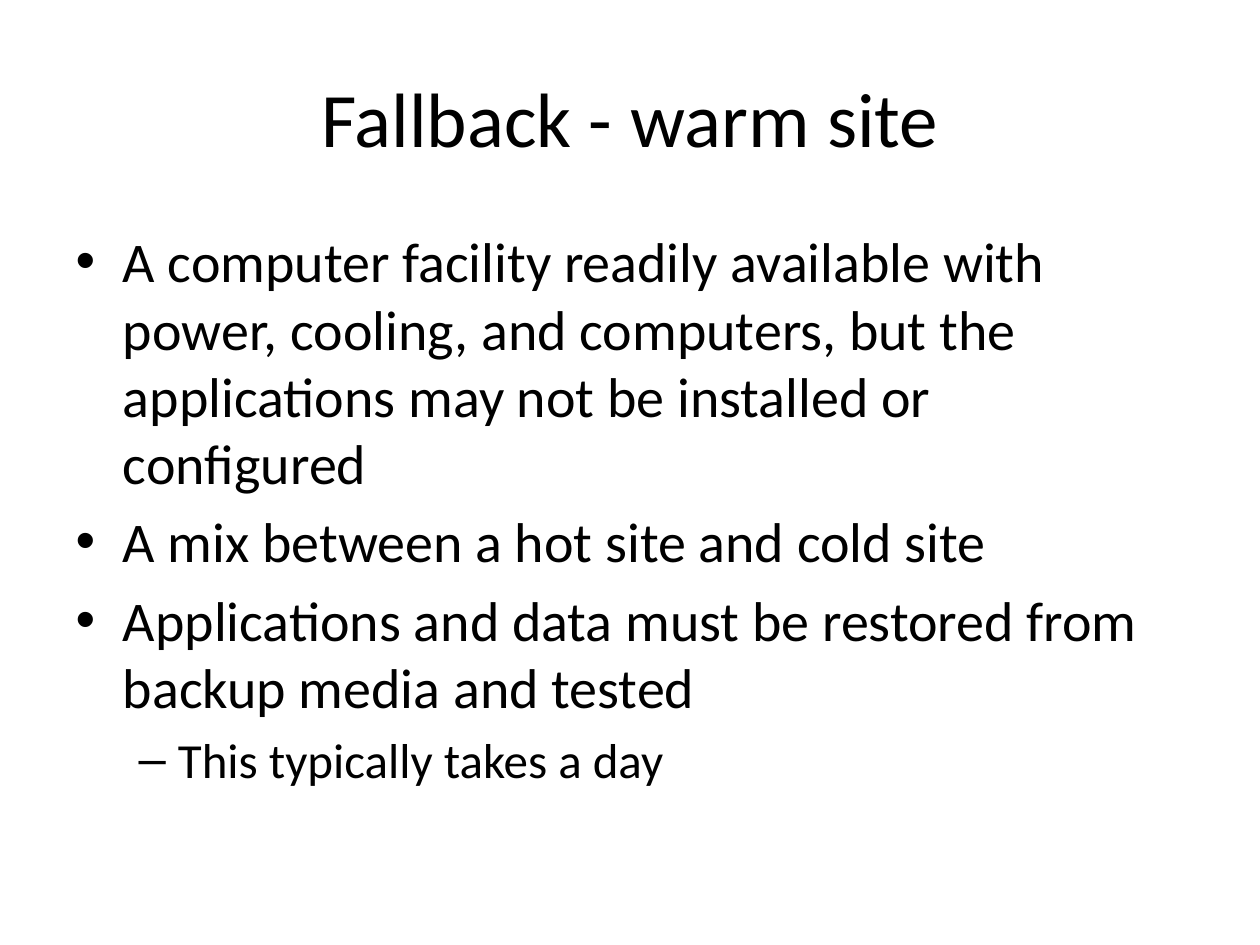
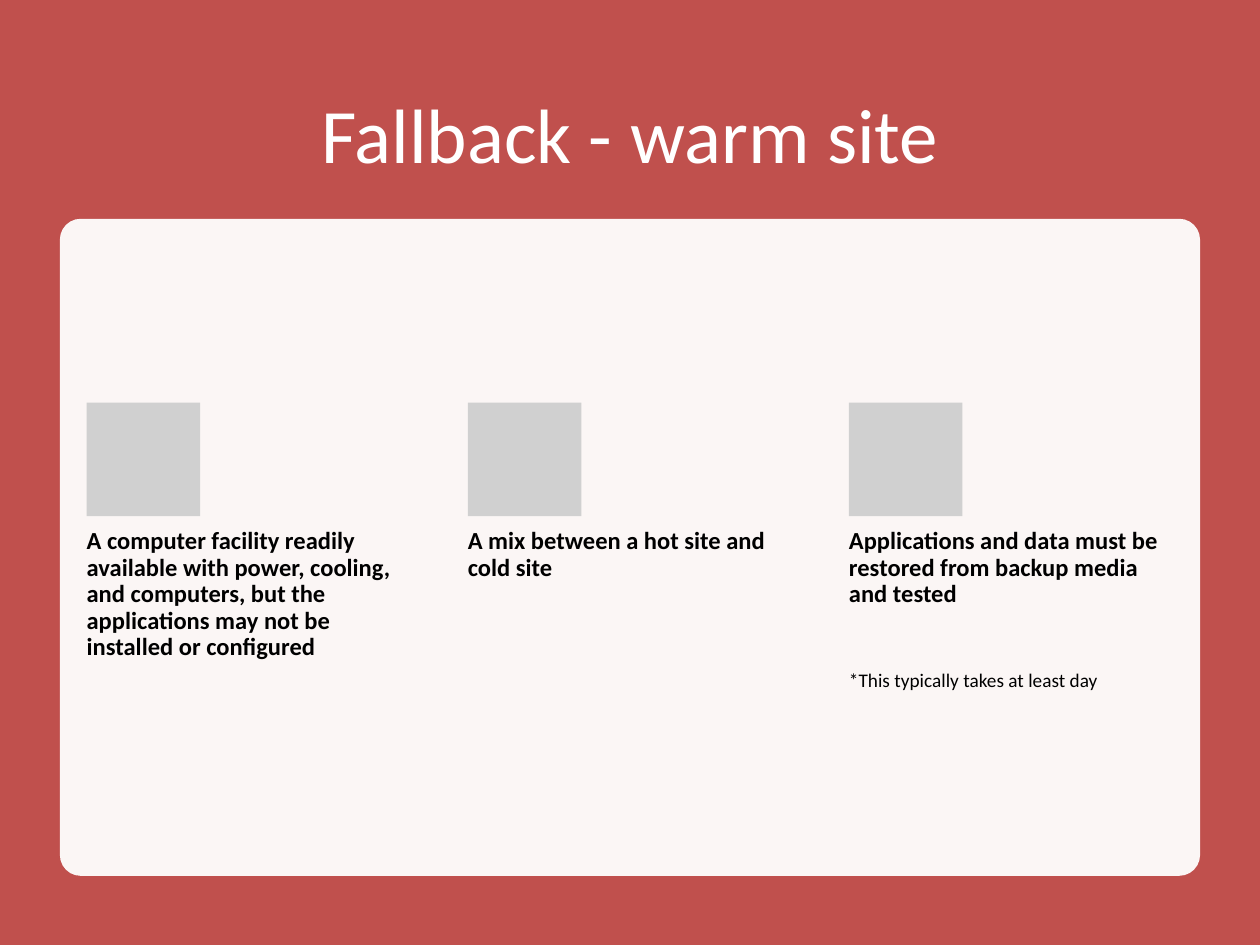
Before and after one commit to SannioEvolution/Material, a slide deck: slide 28 of 18 - Major Causes of Maintenance Problems- Infrastructure code smells.pptx (slide 26 before the commit). Drawn at 1260x945 pixels with LibreOffice and Linux fonts; fonts in the diff are those of the drawing; grey boxes stand for pictures. Boxes give left, top, right and bottom in pixels: in the first picture for what was removed or moved away, otherwise in the second. Text is boxed around its words. In the diff, an @@ line names an element or a change of style, - is before the commit and + after.

```diff
--- a/18 - Major Causes of Maintenance Problems- Infrastructure code smells.pptx
+++ b/18 - Major Causes of Maintenance Problems- Infrastructure code smells.pptx
@@ rectangle added at (x1=0, y1=0, x2=1260, y2=945), fill #C0504D @@
@@ title "Fallback - warm site" moved from (x1=321, y1=93, x2=938, y2=148) to (x1=321, y1=109, x2=938, y2=164) @@
@@ title "Fallback - warm site" at (x1=321, y1=109, x2=938, y2=164): text colour #000000 to #FFFFFF @@
@@ rounded rectangle added at (x1=60, y1=219, x2=1201, y2=876), fill #FFFFFF at 95% opacity @@
@@ text removed at (x1=123, y1=243, x2=1137, y2=786) @@
-• A computer facility readily available with power, cooling, and computers, but the applications may not be installed or configured
-• A mix between a hot site and cold site
-• Applications and data must be restored from backup media and tested
-  – This typically takes a day
@@ group added at (x1=87, y1=402, x2=1158, y2=690): 4 texts, 3 pictures @@
+A computer facility readily available with power, cooling, and computers, but the applications may not be installed or configured
+A mix between a hot site and cold site
+Applications and data must be restored from backup media and tested
+*This typically takes at least day
```
Also in this commit, not shown: 13 other slides changed, 7 slides added, 1 other file.
